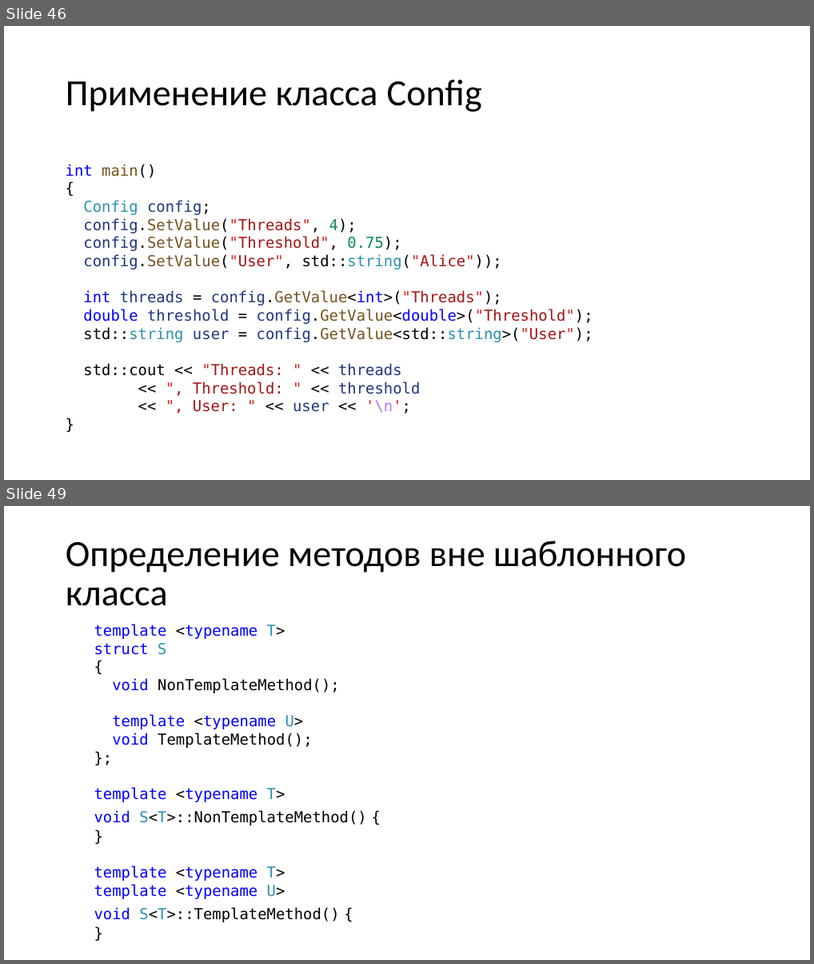
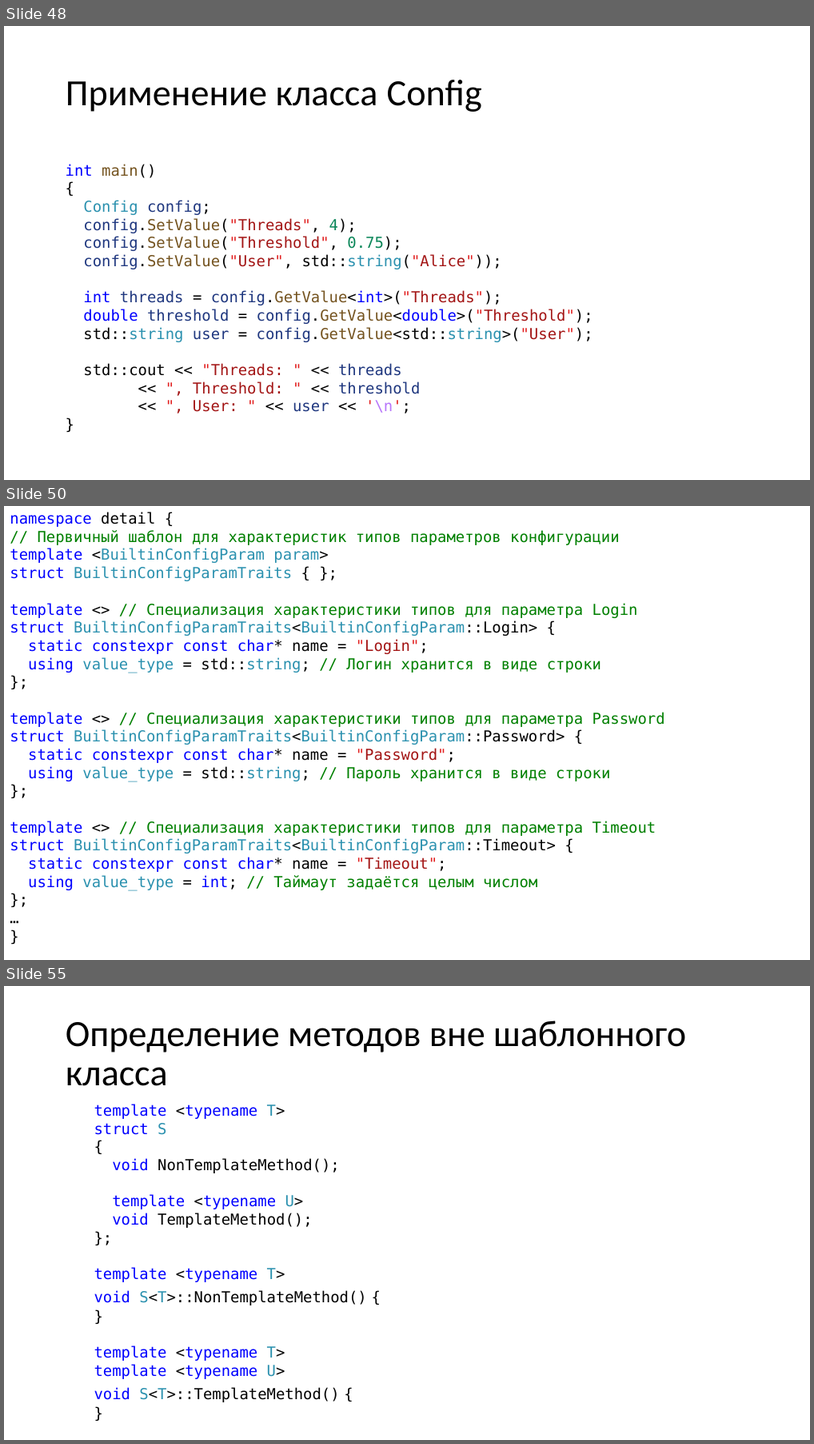
Before and after one commit to alexey-malov/oop, a slide deck: lectures/06/Обобщенное программирование, шаблоны.pptx. Shown one above the other, each under a label of ours: slides 46 and 49 before the commit, slides 48, 50 and 55 after it; the slides between them are not shown. The pictures are 814x964 and 814x1444 pixels, drawn with LibreOffice and Linux fonts; fonts in the diff are those of the drawing. Boxes give left, top, right and bottom in pixels: in the first picture for what was removed or moved away, otherwise in the second. Text is boxed around its words. In the diff, an @@ line names an element or a change of style, - is before the commit and + after.

```diff
--- a/lectures/06/Обобщенное программирование, шаблоны.pptx
+++ b/lectures/06/Обобщенное программирование, шаблоны.pptx
@@ slide 50 added at bbox=[4, 506, 810, 960], background #FFFFFF @@
@@ text added at bbox=[10, 512, 666, 891], 18 pt, text #008000 @@
+namespace detail {
+// Первичный шаблон для характеристик типов параметров конфигурации
+template <BuiltinConfigParam param>
+struct BuiltinConfigParamTraits { };
+template <> // Специализация характеристики типов для параметра Login
+struct BuiltinConfigParamTraits<BuiltinConfigParam::Login> {
+static constexpr const char* name = "Login";
+using value_type = std::string; // Логин хранится в виде строки
+};
+template <> // Специализация характеристики типов для параметра Password
+struct BuiltinConfigParamTraits<BuiltinConfigParam::Password> {
+static constexpr const char* name = "Password";
+using value_type = std::string; // Пароль хранится в виде строки
+};
+template <> // Специализация характеристики типов для параметра Timeout
+struct BuiltinConfigParamTraits<BuiltinConfigParam::Timeout> {
+static constexpr const char* name = "Timeout";
+using value_type = int; // Таймаут задаётся целым числом
+};
+…
+}
@@ what was slide 46 is now slide 48 @@
@@ what was slide 49 is now slide 55 @@
```
Also in this commit, not shown: 15 other slides added, 6 slides removed, 12 other files.
